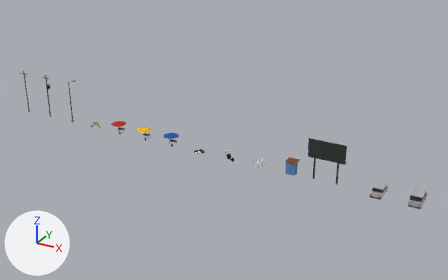
What one commit did to the Blender file blender/props/props.blend.
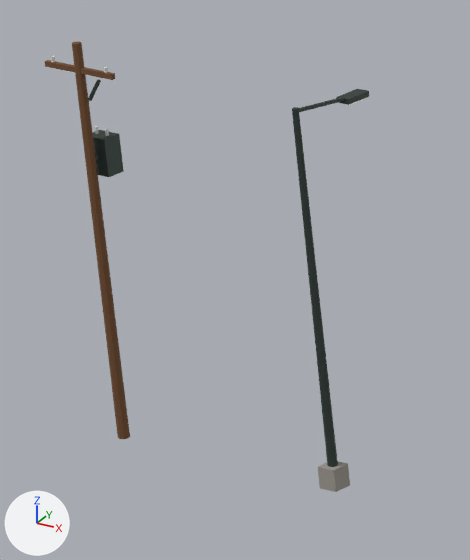
Each version appears first whole from a camera (50 mm lens) standing at (95.3, -87.9, 47.3) and looking at (46.0, 1.9, 2.4), and next in a close-up on the part from 8% to 19% of the width and 25% to 46% of the height. Every picture has the same lights, and +X, +Y and +Z are marked at lower left. The older version's two pictures come first.

The first close-up shows 'prop_lampadaire', 'prop_poteau_transfo'.
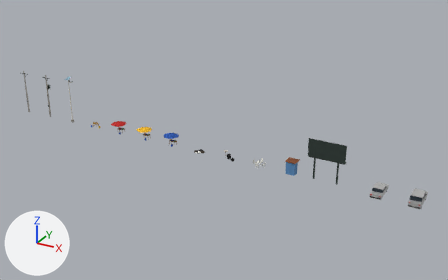
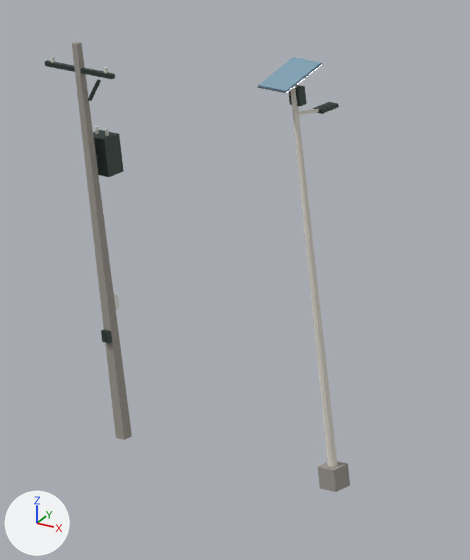
Pixel boxes [x1, y1, x2, y2] of what changed, in the close-ups (470 x 560 px; the box of a moved part takes in the faces that stretch with it):
'prop_poteau_transfo', reshaped: before [44, 42, 130, 439]; after [45, 42, 132, 440]
'prop_lampadaire', reshaped (21% wider, 8% taller): before [292, 89, 369, 492]; after [257, 57, 350, 492]
part 1 of me_prop_poteau_transfo, added: after [45, 60, 115, 79]
part 2 of me_prop_poteau_transfo, added: after [114, 294, 120, 310]
part 3 of me_prop_poteau_transfo, added: after [101, 329, 112, 343]
part 4 of me_prop_poteau_transfo, deleted (brown): before [44, 60, 115, 80]
part 5 of me_prop_poteau_transfo, reshaped: before [72, 42, 130, 439]; after [72, 43, 132, 440]
part 6 of me_prop_lampadaire, added: after [290, 86, 337, 467]
part 7 of me_prop_lampadaire, added: after [289, 85, 307, 106]
part 8 of me_prop_lampadaire, moved or reshaped: before [299, 96, 348, 112]; after [299, 109, 319, 115]
part 9 of me_prop_lampadaire, added: after [313, 102, 339, 114]
part 10 of me_prop_lampadaire, deleted: before [292, 107, 338, 467]
part 11 of me_prop_lampadaire, deleted: before [337, 89, 369, 105]
part 12 of me_prop_lampadaire, added: after [257, 57, 323, 93]

What changed in the scene script:
```text
Add mat_mat_vitre:
    mat_mat_vitre = principled_material('mat_vitre')
    mat_mat_vitre.base_color = (0.263, 0.448, 0.57)  # blue #8cb3c7
    mat_mat_vitre.metallic = 0.3
    mat_mat_vitre.roughness = 0.05
Change me_prop_poteau_transfo:
    used by ob_prop_poteau_transfo; location = (6.0, 0.0, 0.0)
    remove me_prop_poteau_transfo.from_pydata(...)  # 108 vertices, 74 faces; spans x -0.95..0.95, y -0.13..0.64, z 0.0..9.0
    remove me_prop_poteau_transfo.materials.append(mat_mat_bois)  # brown #734c2e
    add me_prop_poteau_transfo.from_pydata(...)  # 116 vertices, 82 faces; spans x -0.95..0.95, y -0.2..0.64, z 0.0..9.0
    me_prop_poteau_transfo part 1: a new loose piece, a box spanning x -0.95..0.95, y -0.05..0.05, z 8.35..8.45, in mat_mat_metal_peint (dark grey #404c47)
    me_prop_poteau_transfo part 2: a new loose piece, a box spanning x -0.11..0.11, y 0.1..0.22, z 2.95..3.25, in mat_mat_blanc_plastique (light grey #e0e0d9)
    me_prop_poteau_transfo part 3: a new loose piece, a box spanning x -0.1..0.1, y -0.2..-0.1, z 2.27..2.53, in mat_mat_metal_peint (dark grey #404c47)
    me_prop_poteau_transfo part 4: the loose piece of 8 vertices spanning x -0.95..0.95, y -0.05..0.05, z 8.34..8.46 is deleted
    me_prop_poteau_transfo part 5: 4 vertices moved from x -0.09..0.09, y -0.09..0.09, z 0.0 to x -0.12..0.12, y -0.12..0.12, z 0.0; 8 vertices removed from x -0.13..0.13, y -0.13..0.13, z 0.0..9.0
    other edits to the shape of me_prop_poteau_transfo do not show in these pictures
    add me_prop_poteau_transfo.materials.append(mat_mat_beton)  # grey #9e9991
Change me_prop_lampadaire:
    used by ob_prop_lampadaire; location = (12.0, 0.0, 0.0)
    remove me_prop_lampadaire.from_pydata(...)  # 48 vertices, 34 faces; spans x -0.22..0.22, y -0.22..2.08, z 0.0..8.5
    add me_prop_lampadaire.from_pydata(...)  # 80 vertices, 58 faces; spans x -0.4..0.4, y -0.63..1.15, z 0.0..9.42
    me_prop_lampadaire part 6: a new loose piece, an 8-sided cut cone along z (radius 0.1 at the low end, 0.06 at the high end) spanning x -0.1..0.1, y -0.1..0.1, z 0.0..9.0, in mat_mat_peinture_blanc (white #e5e0d6)
    me_prop_lampadaire part 7: a new loose piece, a box spanning x -0.14..0.14, y 0.0..0.2, z 8.56..8.94, in mat_mat_metal_peint (dark grey #404c47)
    me_prop_lampadaire part 8: the loose piece of 8 vertices spanning x -0.04..0.04, y -0.05..1.75, z 8.22..8.48 is scaled about its middle by (0.857, 0.44, 0.752), then moved by (0.0, -0.4, -0.05), in mat_mat_peinture_blanc (white #e5e0d6)
    me_prop_lampadaire part 9: a new loose piece, a box spanning x -0.13..0.13, y 0.65..1.15, z 8.21..8.29, in mat_mat_metal_peint (dark grey #404c47)
    me_prop_lampadaire part 10: the loose piece of 16 vertices spanning x -0.11..0.11, y -0.11..0.11, z 0.0..8.5 is deleted
    me_prop_lampadaire part 11: the loose piece of 8 vertices spanning x -0.16..0.16, y 1.42..2.08, z 8.19..8.31 is deleted
    me_prop_lampadaire part 12: 16 vertices added at x -0.4..0.4, y -0.63..0.53, z 9.07..9.42
    other edits to the shape of me_prop_lampadaire do not show in these pictures
    add me_prop_lampadaire.materials.append(mat_mat_peinture_blanc)  # white #e5e0d6
    add me_prop_lampadaire.materials.append(mat_mat_vitre)  # blue #8cb3c7
    add me_prop_lampadaire.materials.append(mat_mat_chrome)  # light grey #bfbfc7
```
